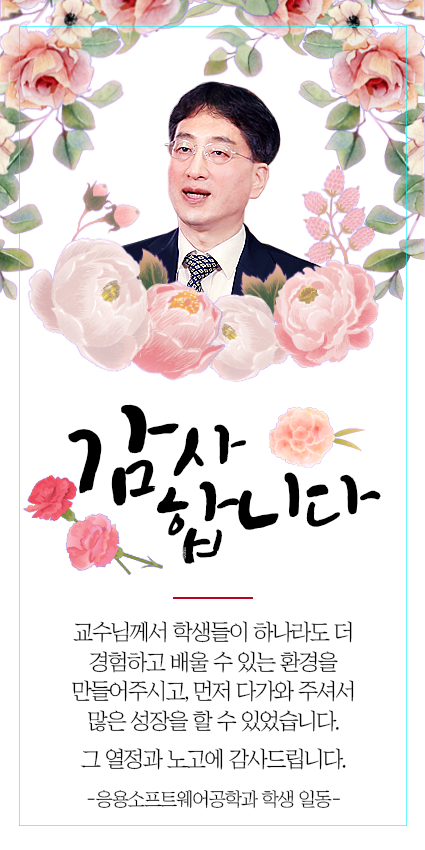
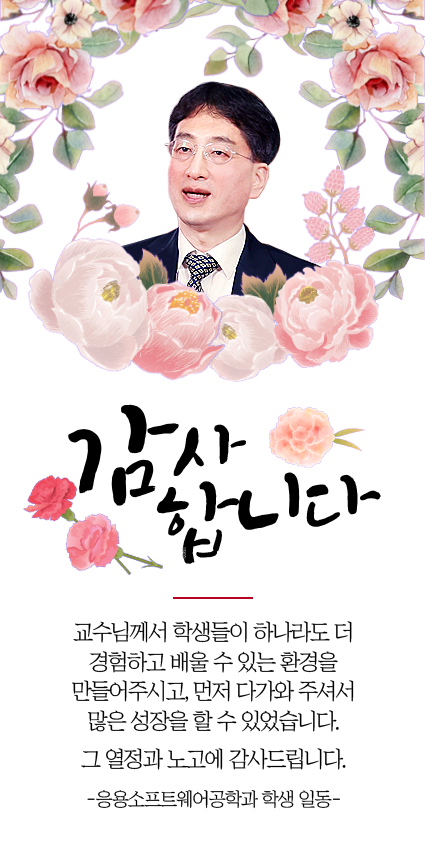
The second w=425, h=850 image is a revision of the first. Changes to its layers:
hid "가이드라인" over 19, 26, 407, 826
